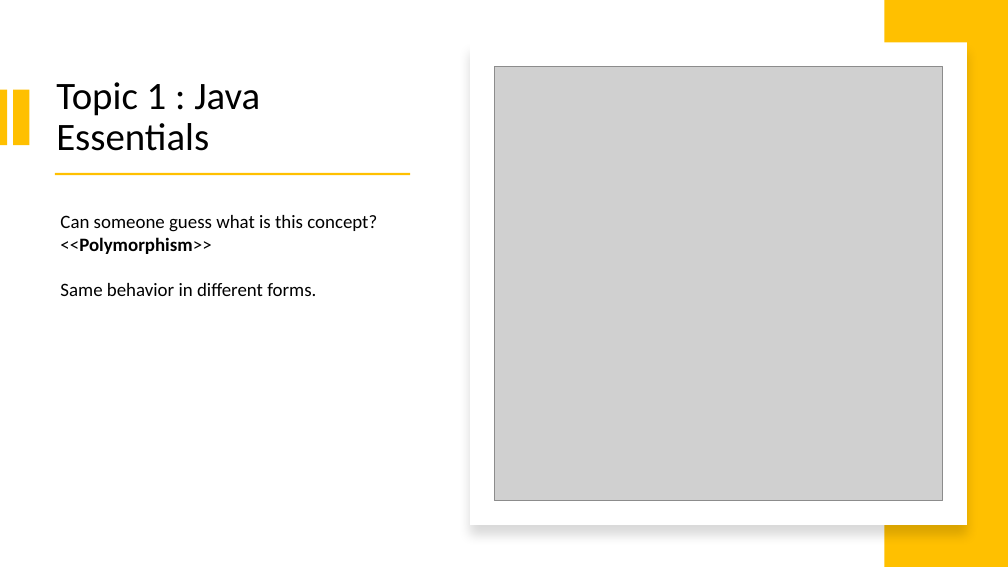
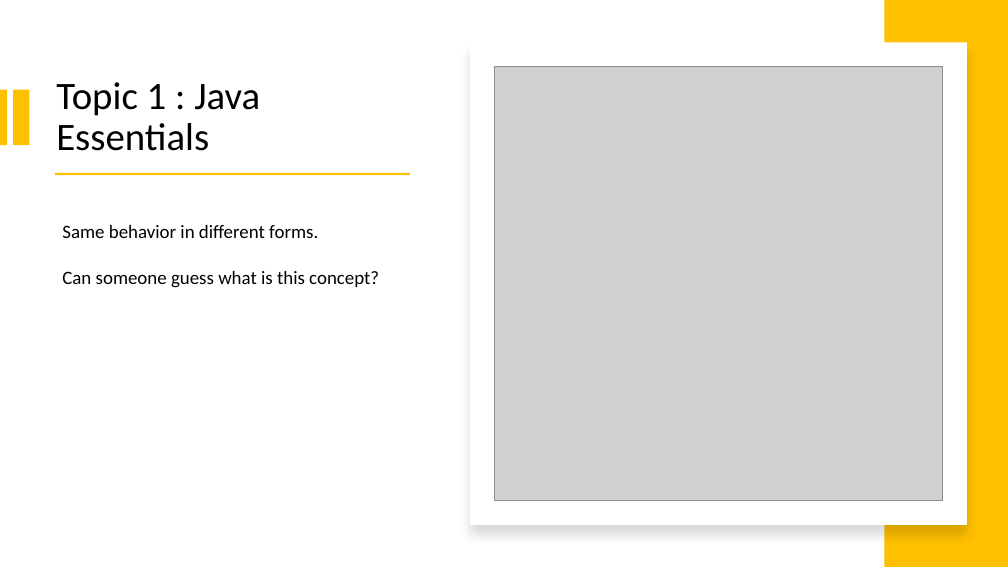
Before and after one commit to spoorthiempowher/Empowher-Curriculum, a slide deck: slide 5 of Java/EmpowHER-All weeks.pptx. Drawn at 1008x567 pixels with LibreOffice and Linux fonts; fonts in the diff are those of the drawing; grey boxes stand for pictures. Boxes give left, top, right and bottom in pixels: in the first picture for what was removed or moved away, otherwise in the second. Text is boxed around its words. In the diff, an @@ line names an element or a change of style, - is before the commit and + after.

```diff
--- a/Java/EmpowHER-All weeks.pptx
+++ b/Java/EmpowHER-All weeks.pptx
@@ text "Same behavior in different forms.": place and size @@
-text "Same behavior in different forms." at box(60, 215, 377, 296)
+text "Same behavior in different forms." at box(62, 225, 379, 288)
@@ text at box(60, 237, 316, 296): paragraphs removed @@
-<<Polymorphism>>
-Same behavior in different forms.
@@ text at box(62, 225, 318, 238): paragraph added @@
+Same behavior in different forms.
```
Also in this commit, not shown: 12 other slides changed, 21 slides added, 8 slides removed, 1 other file.
